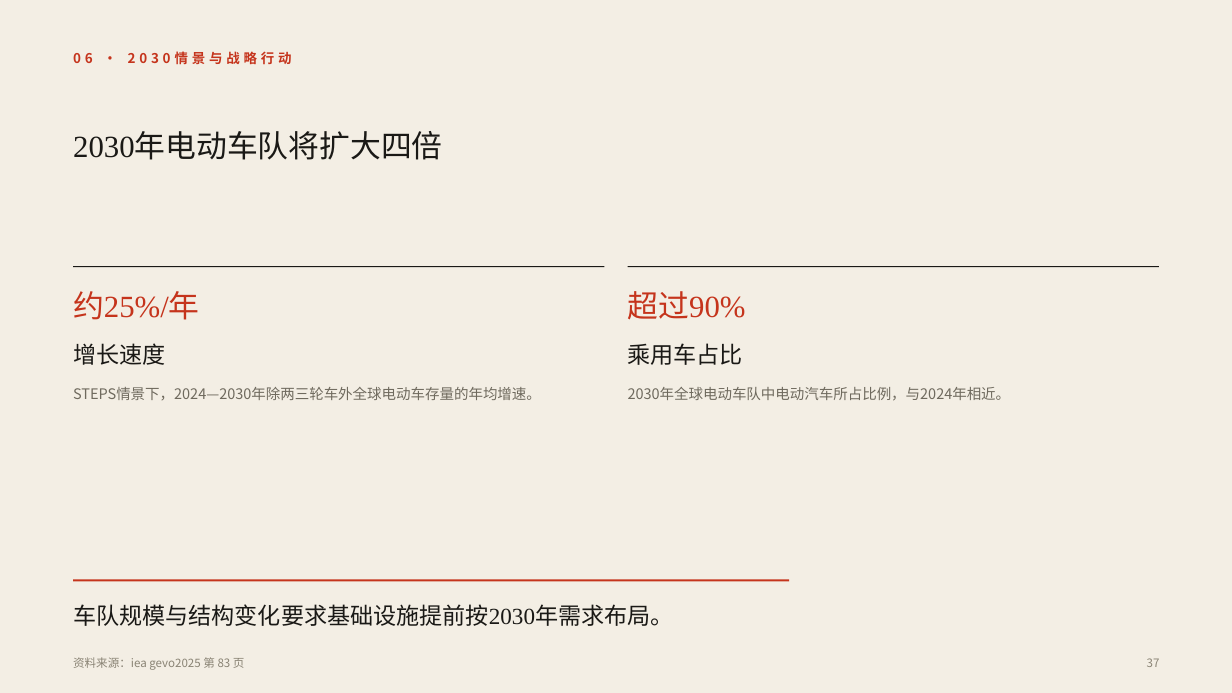
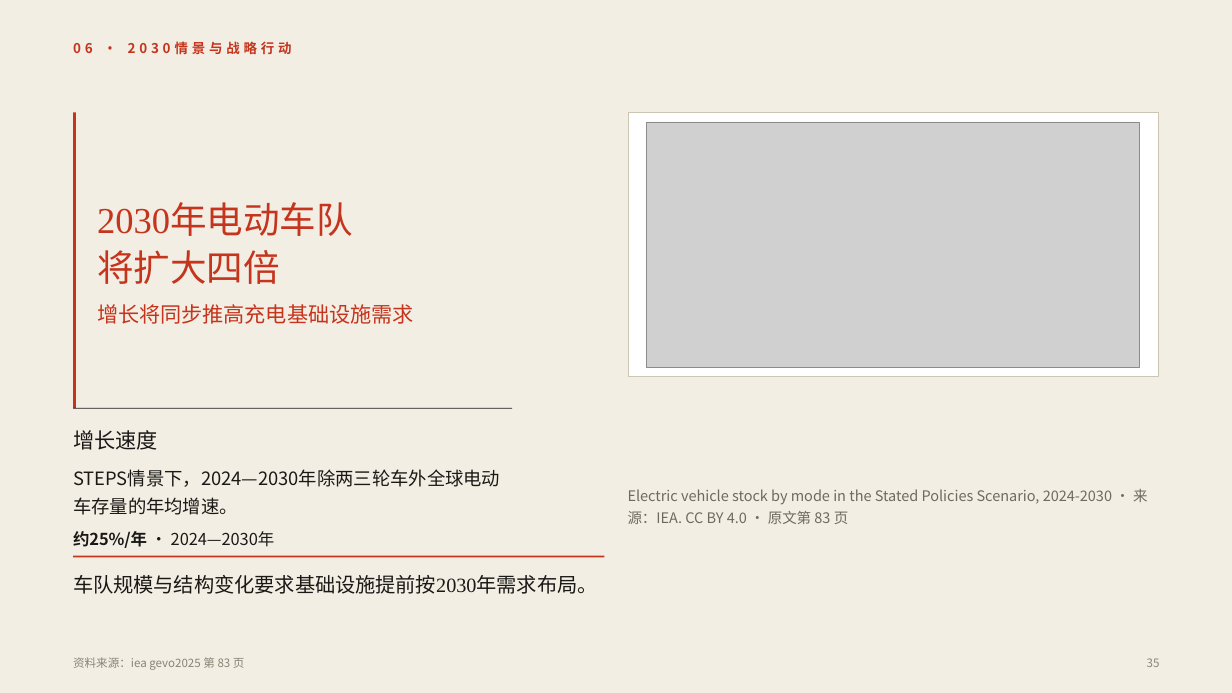
Before and after one commit to Liyilin66/ppt-agent, a slide deck: slide 35 of eval/results/scale-iea-50.pptx (slide 37 before the commit). Drawn at 1232x693 pixels with LibreOffice and Linux fonts; fonts in the diff are those of the drawing; grey boxes stand for pictures. Boxes give left, top, right and bottom in pixels: in the first picture for what was removed or moved away, otherwise in the second. Text is boxed around its words. In the diff, an @@ line names an element or a change of style, - is before the commit and + after.

```diff
--- a/eval/results/scale-iea-50.pptx
+++ b/eval/results/scale-iea-50.pptx
@@ text "06 · 2030情景与战略行动": place and size @@
-text "06 · 2030情景与战略行动" at box(73, 51, 292, 65)
+text "06 · 2030情景与战略行动" at box(73, 41, 292, 55)
@@ rectangle added at box(73, 113, 76, 409), fill #C5341C @@
@@ rectangle: place and size @@
-rectangle at box(628, 266, 1159, 267)
+rectangle at box(628, 113, 1159, 376)
@@ rectangle at box(628, 113, 1159, 376): fill #1A1916 to #FFFFFF; outline none to #CDC5B3 0.75 pt @@
@@ text removed at box(73, 133, 443, 160) @@
-2030年电动车队将扩大四倍
@@ picture added at box(647, 122, 1140, 368) @@
@@ text added at box(97, 205, 353, 284), 28.5 pt, text #C5341C @@
+2030年电动车队
+将扩大四倍
@@ text removed at box(628, 291, 746, 320) @@
-超过90%
@@ text added at box(97, 304, 414, 324), 16.5 pt, text #C5341C @@
+增长将同步推高充电基础设施需求
@@ text removed at box(628, 343, 743, 365) @@
-乘用车占比
@@ text removed at box(628, 387, 1011, 401) @@
-2030年全球电动车队中电动汽车所占比例，与2024年相近。
@@ rectangle: place and size @@
-rectangle at box(73, 266, 604, 267)
+rectangle at box(73, 408, 512, 409)
@@ text "增长速度": place and size @@
-text "增长速度" at box(73, 343, 165, 365)
+text "增长速度" at box(73, 430, 157, 450)
@@ text "增长速度" at box(73, 430, 157, 450): size 18 to 16.5 pt; line spacing 26.1pt to 23.9pt @@
@@ text "STEPS情景下，2024—2030年除两三轮车外全球电动车存量的年均增速。": place and size @@
-text "STEPS情景下，2024—2030年除两三轮车外全球电动车存量的年均增速。" at box(73, 387, 541, 400)
+text "STEPS情景下，2024—2030年除两三轮车外全球电动车存量的年均增速。" at box(73, 469, 500, 515)
@@ text "STEPS情景下，2024—2030年除两三轮车外全球电动车存量的年均增速。" at box(73, 469, 500, 515): size 11.2 to 14.2 pt, text colour #6F6A5E to #1A1916; line spacing 17.4pt to 22.1pt; vertical alignment middle to top @@
@@ text added at box(628, 489, 1148, 524), 11.2 pt, text #6F6A5E @@
+Electric vehicle stock by mode in the Stated Policies Scenario, 2024-2030 · 来源：IEA. CC BY 4.0 · 原文第 83 页
@@ text at box(73, 531, 275, 548): text changed; size 24 to 12.8 pt; font Times New Roman to Noto Sans CJK SC; text colour #C5341C to #1A1916 @@
-约25%/年
+约25%/年 · 2024—2030年
@@ text "车队规模与结构变化要求基础设施提前按2030年需求布局。": place and size @@
-text "车队规模与结构变化要求基础设施提前按2030年需求布局。" at box(73, 604, 674, 626)
+text "车队规模与结构变化要求基础设施提前按2030年需求布局。" at box(73, 575, 598, 594)
@@ text "车队规模与结构变化要求基础设施提前按2030年需求布局。" at box(73, 575, 598, 594): size 18 to 15.8 pt; line spacing 27pt to 23.6pt @@
@@ rectangle: place and size @@
-rectangle at box(73, 579, 789, 581)
+rectangle at box(73, 555, 604, 557)
@@ text at box(1147, 658, 1160, 667): text changed @@
-37
+35
```
Also in this commit, not shown: 24 other slides changed, 2 slides removed, 5 other files.
